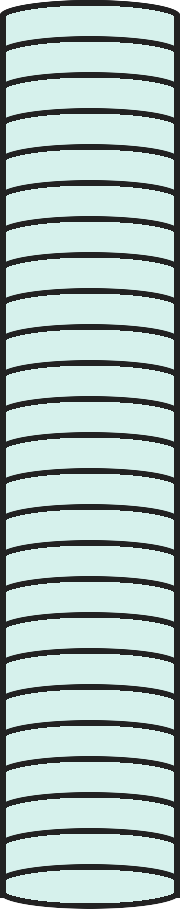
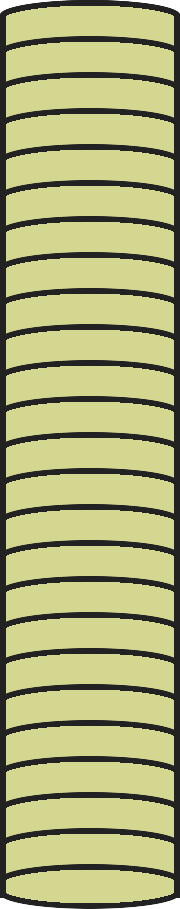
Comparing the layer stacks of the two w=180, h=909 images. Changes:
painted on "Layer #3" over (6, 6, 174, 903)
